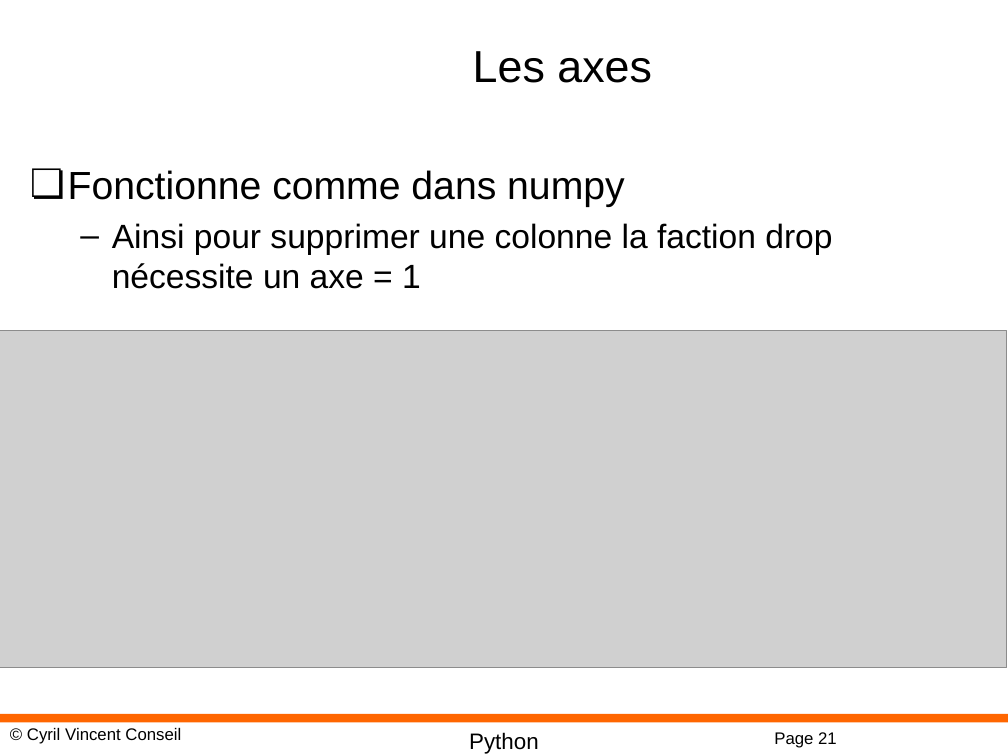
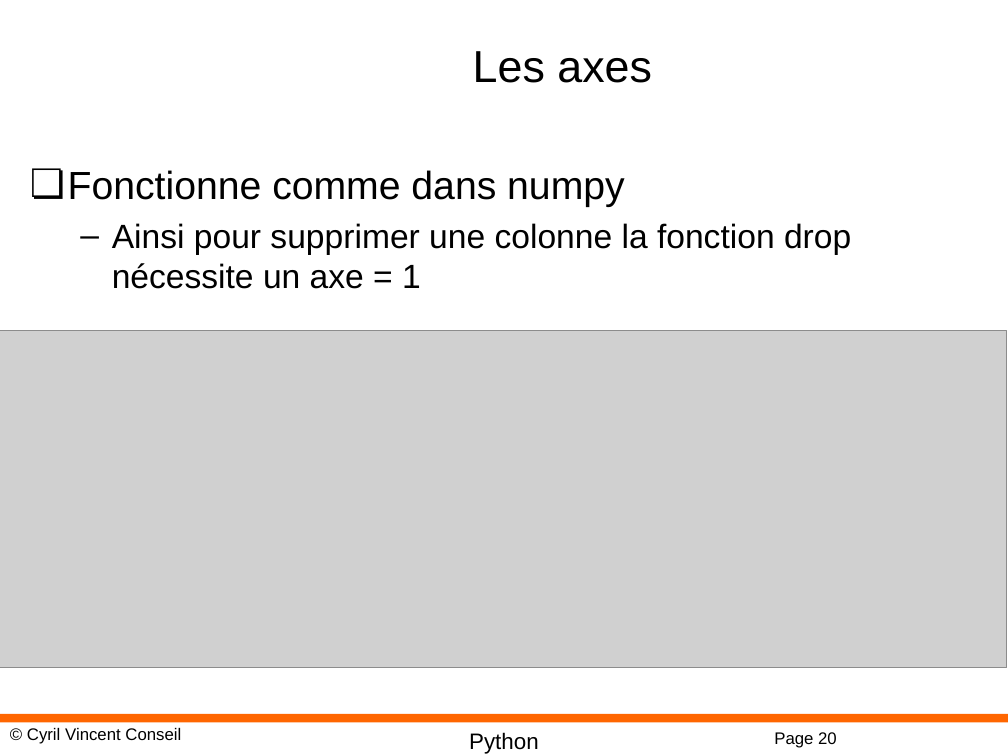
Before and after one commit to cyrilvincent/datascience, a slide deck: slide 20 of ppt/Datascience11-Pandas.pptx (slide 21 before the commit). Drawn at 1008x756 pixels with LibreOffice and Linux fonts; fonts in the diff are those of the drawing; grey boxes stand for pictures; background and template pictures are left out. Boxes give left, top, right and bottom in pixels: in the first picture for what was removed or moved away, otherwise in the second. Text is boxed around its words. In the diff, an @@ line names an element or a change of style, - is before the commit and + after.

```diff
--- a/ppt/Datascience11-Pandas.pptx
+++ b/ppt/Datascience11-Pandas.pptx
@@ text at bbox=[112, 223, 851, 289]: text changed @@
-  – Ainsi pour supprimer une colonne la faction drop nécessite un axe = 1
+  – Ainsi pour supprimer une colonne la fonction drop nécessite un axe = 1
@@ page number at bbox=[774, 732, 837, 748]: text changed @@
-Page 21
+Page 20
```
Also in this commit, not shown: 3 other slides changed, 1 slide added, 1 slide removed, 4 other files.
